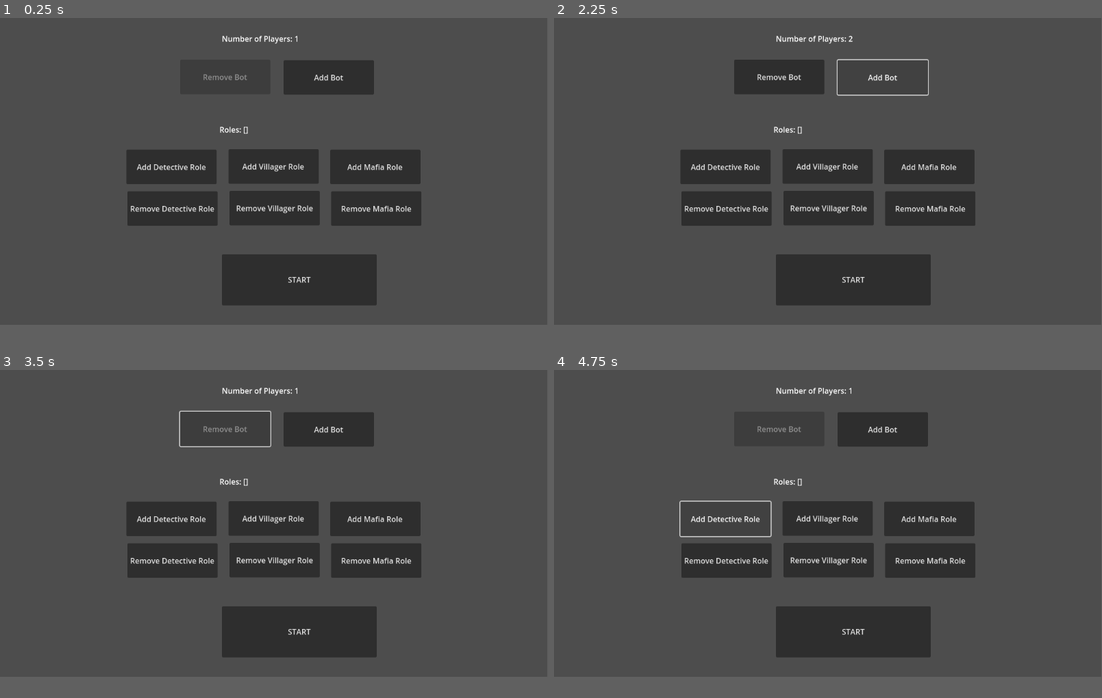
Above: before the commit, frames 1-4 (two rows, left to right).
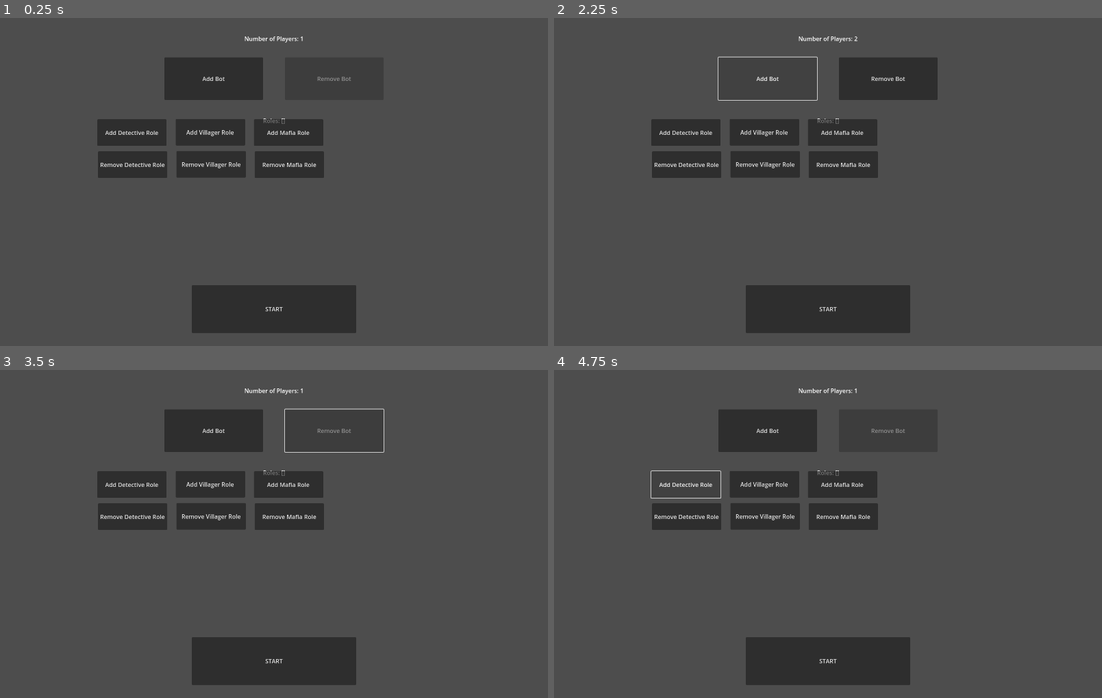
Above: after the commit, the same moments.

Repository: ThatOnePixle/MafiaWithCustomCards
Game: Godot game, scene res://main.tscn
Two runs of this game, one before a commit and one after it. Both use one fixed random seed, a clock stepped at 60 frames per second and the inputs below.
Inputs:
- Up to frame 1 (0.25 s): no input
- Up to frame 2 (2.25 s): click "START" at 0.5 s; click "START" at 1.25 s; click "Add Bot" at 2 s
- Up to frame 3 (3.5 s): click "Remove Bot" at 2.75 s
- Up to frame 4 (4.75 s): click "Add Villager Role" at 3.5 s; click "Add Detective Role" at 4.25 s
In our replay, the window is 799x449 before the commit and 800x480 after it. These sizes can differ from the game's own. Grey fills any space a smaller window leaves; there, only what the larger window draws over its background counts as a difference.

The runs differ from the first frame. In frame 1, 18% of the frame differs, in the area x 17-77%, y 5-97%; in frame 2, 19%; in frame 3, 19%; in frame 4, 17%.

Commit message:
added dynamic posiotions of buttons

Diff:
--- /dev/null
+++ b/addAndRemoveRoleButton.gd
@@ -0,0 +1,12 @@
+extends Control
+
+@onready var rootNode = $"."
+
+# Called when the node enters the scene tree for the first time.
+func _ready() -> void:
+	pass # Replace with function body.
+
+
+# Called every frame. 'delta' is the elapsed time since the previous frame.
+func _process(delta: float) -> void:
+	pass
--- /dev/null
+++ b/add_and_remove_role_button.tscn
@@ -0,0 +1,12 @@
+[gd_scene load_steps=2 format=3 uid="uid://biyokic83snv0"]
+
+[ext_resource type="Script" uid="uid://oteoqeqrg6so" path="res://addAndRemoveRoleButton.gd" id="1_8vvaq"]
+
+[node name="addAndRemoveRoleButton" type="Control"]
+layout_mode = 3
+anchors_preset = 15
+anchor_right = 1.0
+anchor_bottom = 1.0
+grow_horizontal = 2
+grow_vertical = 2
+script = ExtResource("1_8vvaq")
--- a/main.tscn
+++ b/main.tscn
@@ -12,48 +12,56 @@
 script = ExtResource("1_ig7tw")
 
 [node name="mainMenu" type="Control" parent="."]
-anchors_preset = 0
-offset_right = 40.0
-offset_bottom = 40.0
+layout_mode = 1
+anchor_right = 1.0
+anchor_bottom = 1.0
 
 [node name="StartButton" type="Button" parent="mainMenu"]
-layout_mode = 0
-offset_left = 467.0
-offset_top = 499.0
-offset_right = 793.0
-offset_bottom = 607.0
+layout_mode = 1
+anchors_preset = -1
+anchor_left = 0.35
+anchor_top = 0.814
+anchor_right = 0.65
+anchor_bottom = 0.96
+grow_horizontal = 2
 text = "START"
 
 [node name="AddBotButton" type="Button" parent="mainMenu"]
-layout_mode = 0
-offset_left = 597.0
-offset_top = 89.0
-offset_right = 787.0
-offset_bottom = 162.0
+layout_mode = 1
+anchors_preset = -1
+anchor_left = 0.3
+anchor_top = 0.12
+anchor_right = 0.48
+anchor_bottom = 0.25
 text = "Add Bot"
 
 [node name="RemoveBotButton" type="Button" parent="mainMenu"]
-layout_mode = 0
-offset_left = 379.0
-offset_top = 88.0
-offset_right = 569.0
-offset_bottom = 161.0
+layout_mode = 1
+anchors_preset = -1
+anchor_left = 0.52
+anchor_top = 0.12
+anchor_right = 0.7
+anchor_bottom = 0.25
 text = "Remove Bot"
 
 [node name="numOfPlayers" type="Label" parent="mainMenu"]
-layout_mode = 0
-offset_left = 467.0
-offset_top = 32.0
-offset_right = 629.0
-offset_bottom = 87.0
+layout_mode = 1
+anchors_preset = -1
+anchor_left = 0.5
+anchor_top = 0.05
+anchor_right = 0.5
+anchor_bottom = 0.1
+grow_horizontal = 2
 text = "Number of Players: 1"
 
 [node name="roles" type="Label" parent="mainMenu"]
-layout_mode = 0
-offset_left = 462.0
-offset_top = 224.0
-offset_right = 615.0
-offset_bottom = 279.0
+layout_mode = 1
+anchors_preset = -1
+anchor_left = 0.5
+anchor_top = 0.3
+anchor_right = 0.5
+anchor_bottom = 0.3
+grow_horizontal = 2
 text = "Roles: []"
 
 [node name="addRoleButton" type="Control" parent="mainMenu"]
--- a/project.godot
+++ b/project.godot
@@ -14,3 +14,8 @@
 run/main_scene="uid://bue1hij1nwxjn"
 config/features=PackedStringArray("4.5", "Forward Plus")
 config/icon="res://icon.svg"
+
+[display]
+
+window/size/viewport_width=1500
+window/size/viewport_height=900
Not shown, added: addAndRemoveRoleButton.gd.uid
